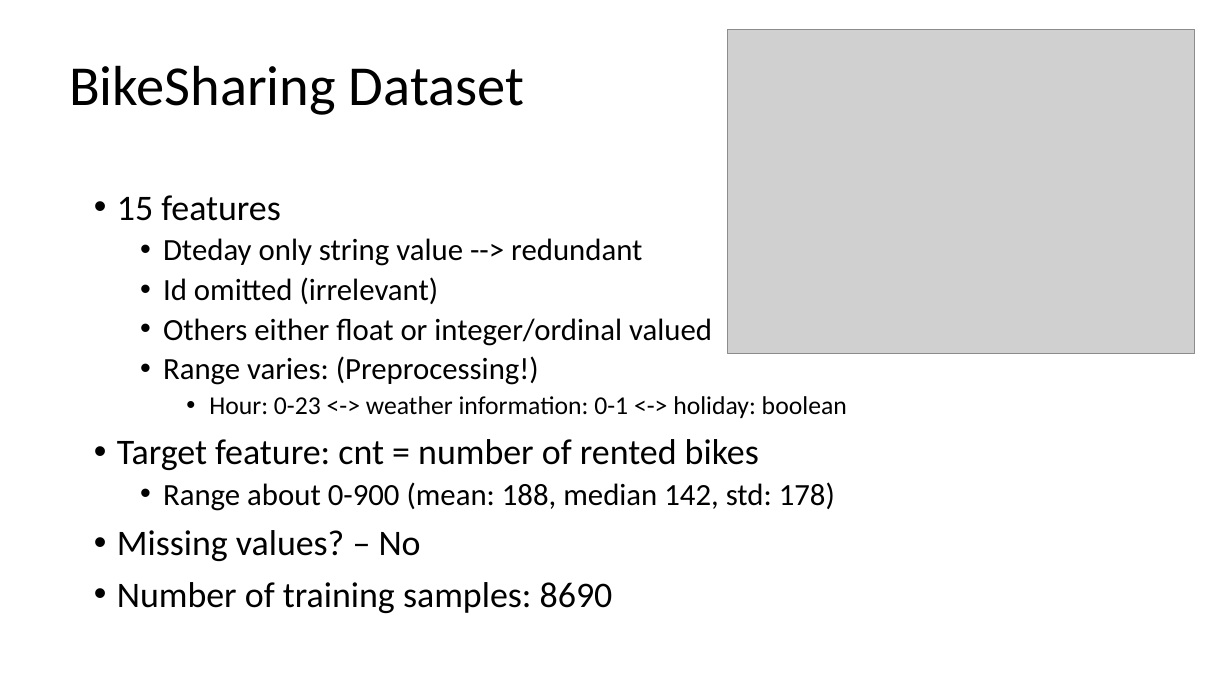
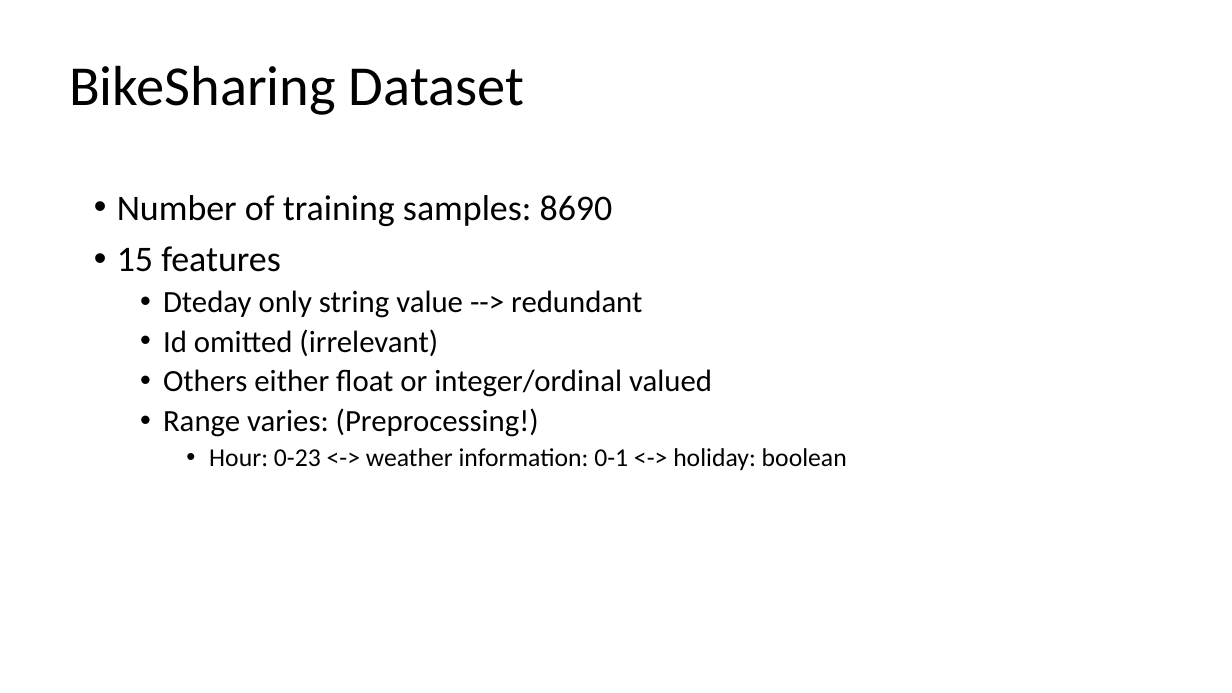
Before and after one commit to pstroppa/machine_learning, a slide deck: slide 6 of Machine_Learning_E1_o1.pptx (slide 5 before the commit). Drawn at 1232x693 pixels with LibreOffice and Linux fonts; fonts in the diff are those of the drawing; grey boxes stand for pictures; background and template pictures are left out. Boxes give left, top, right and bottom in pixels: in the first picture for what was removed or moved away, otherwise in the second. Text is boxed around its words. In the diff, an @@ line names an element or a change of style, - is before the commit and + after.

```diff
--- a/Machine_Learning_E1_o1.pptx
+++ b/Machine_Learning_E1_o1.pptx
@@ picture removed at (727,29,1195,353) @@
@@ text at (117,195,613,226): paragraph added @@
+• Number of training samples: 8690
@@ text at (117,439,835,613): paragraphs removed @@
-• Target feature: cnt = number of rented bikes
-  • Range about 0-900 (mean: 188, median 142, std: 178)
-• Missing values? – No
-• Number of training samples: 8690
```
Also in this commit, not shown: 26 other slides changed, 6 slides added, 1 other file.
